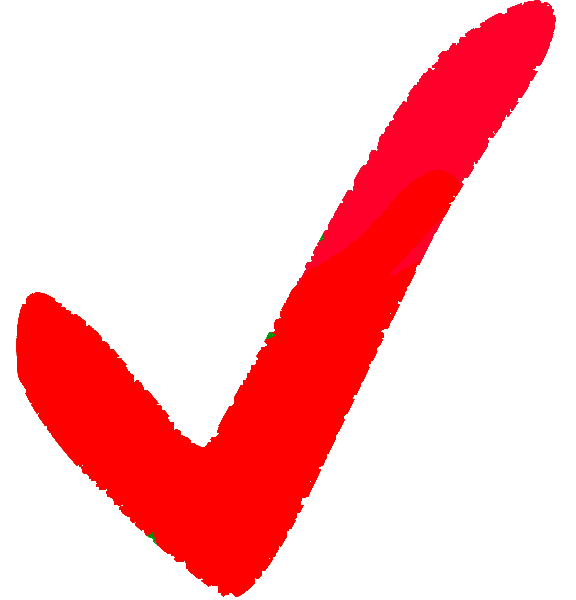
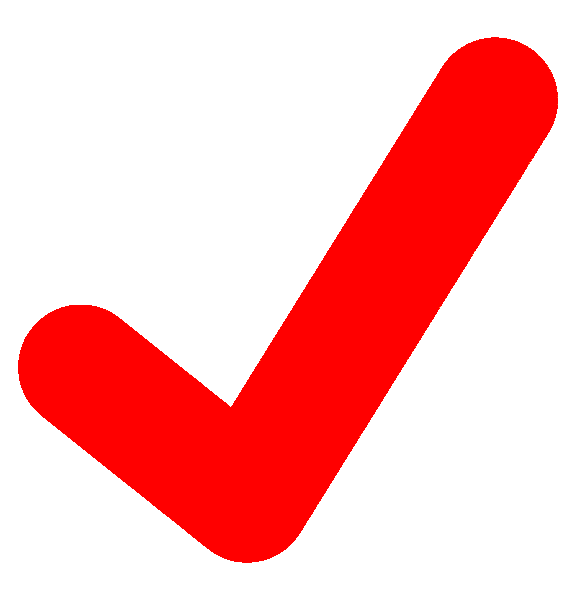
Revision of a layered 576 x 600 image; what changed, layer by layer:
added layer "Слой 2" above "Слой 1" over [18, 37, 558, 563]
hid "Слой 1" over [16, 0, 556, 597]
